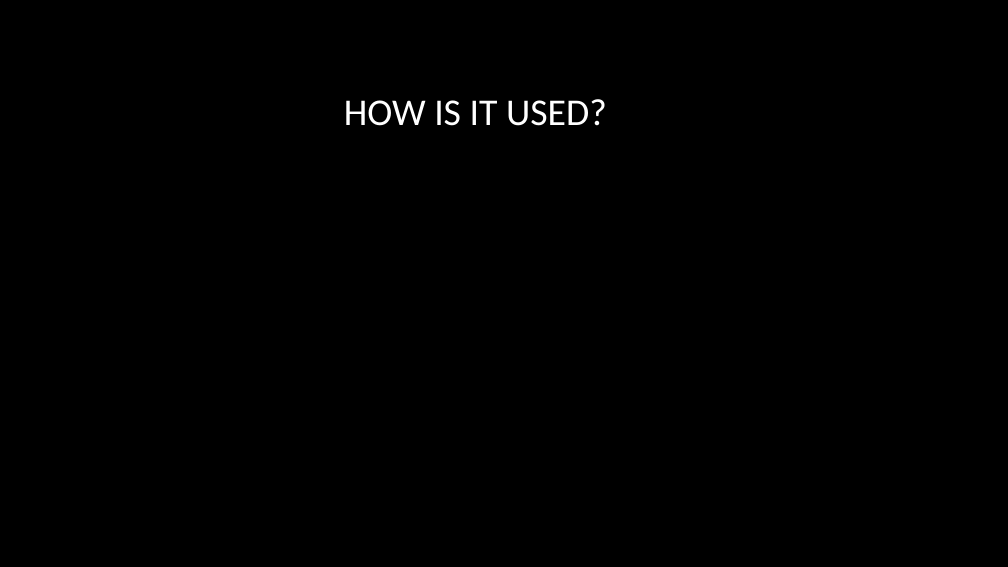
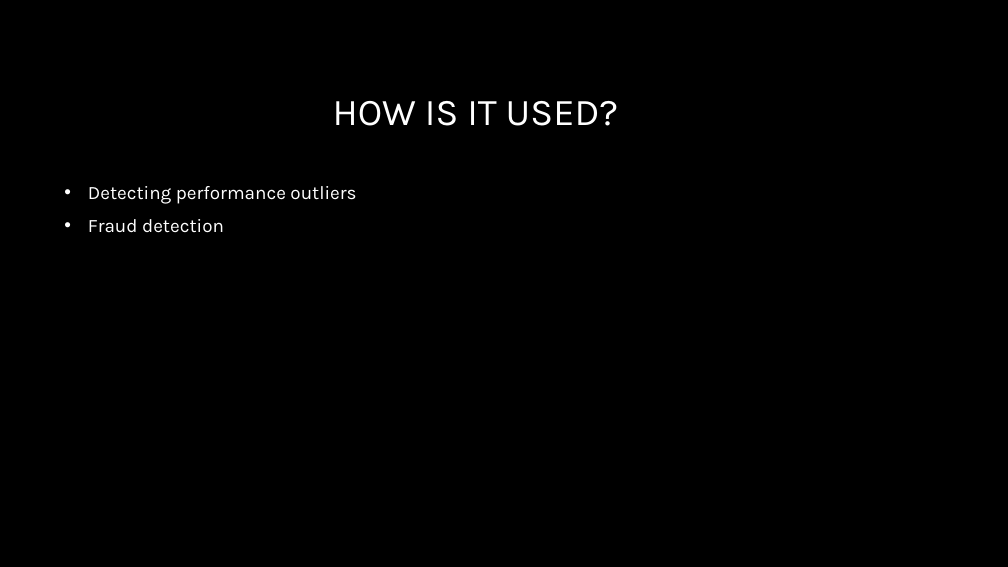
Before and after one commit to mdominguez2010/anomaly_detection, a slide deck: slide 3 of anomaly_detection.pptx. Drawn at 1008x567 pixels with LibreOffice and Linux fonts; fonts in the diff are those of the drawing; background and template pictures are left out. Boxes give left, top, right and bottom in pixels: in the first picture for what was removed or moved away, otherwise in the second. Text is boxed around its words. In the diff, an @@ line names an element or a change of style, - is before the commit and + after.

Commit message:
add slides

```diff
--- a/anomaly_detection.pptx
+++ b/anomaly_detection.pptx
@@ title "HOW IS IT USED?" at (333, 101, 619, 126): font Calibri to Karla @@
@@ text added at (88, 186, 356, 233), 18 pt, text #FFFFFF @@
+• Detecting performance outliers
+• Fraud detection
```
Also in this commit, not shown: 2 other slides changed, 2 slides added.
